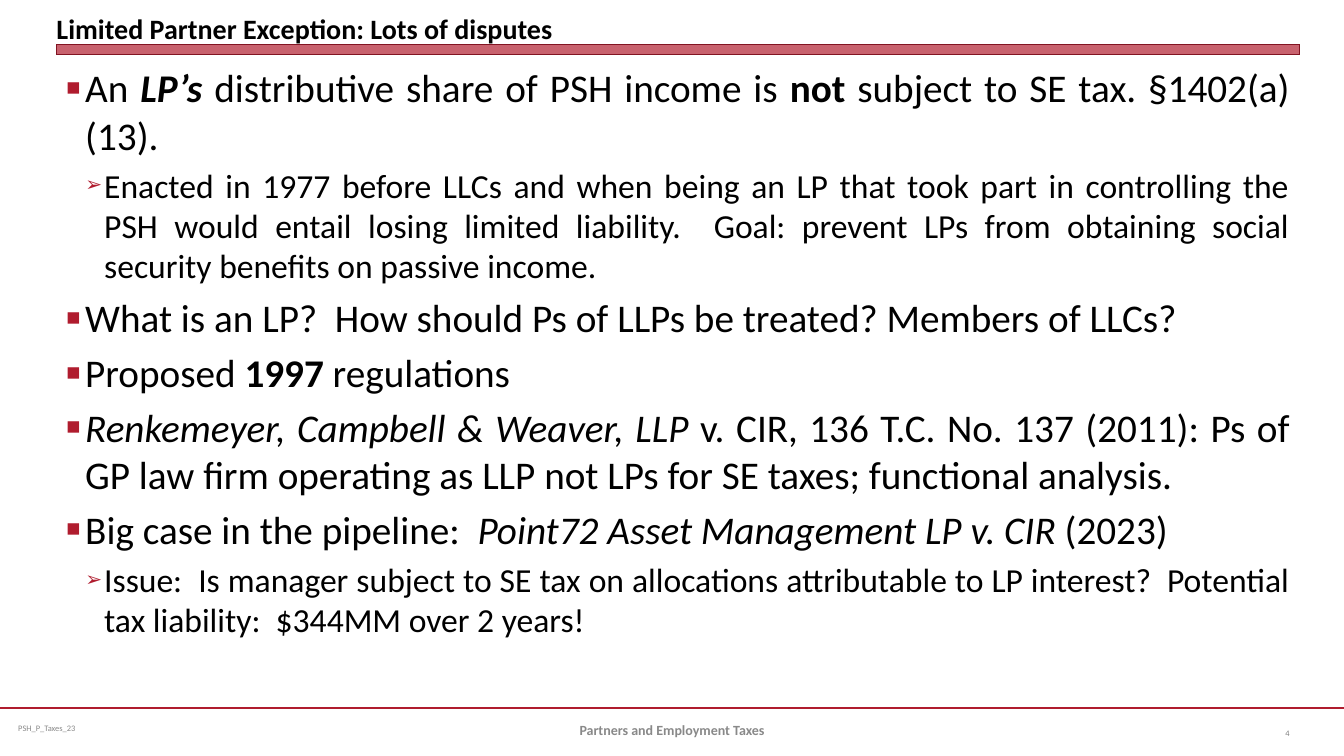
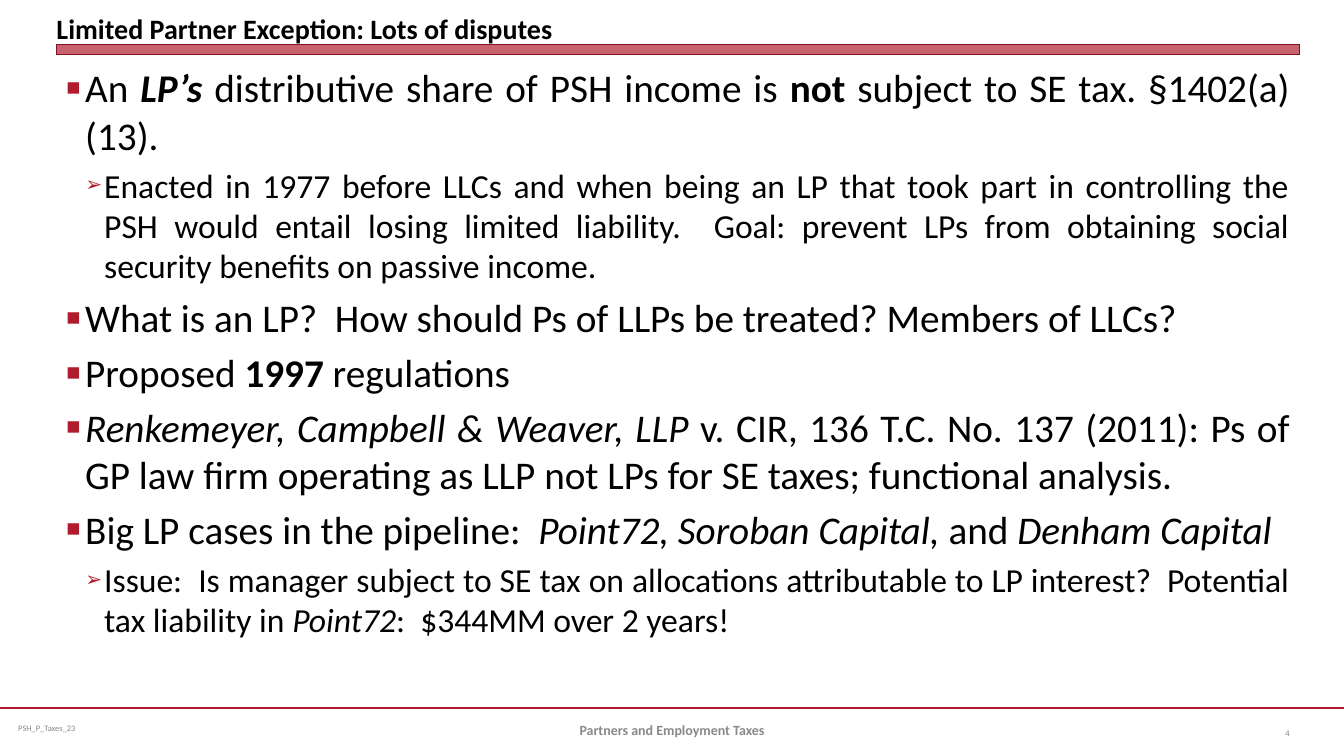
Before and after one commit to jmc877/Partnership-Tax, a slide deck: slide 4 of slides/P Taxes 23.pptx. Drawn at 1344x756 pixels with LibreOffice and Linux fonts; fonts in the diff are those of the drawing. Boxes give left, top, right and bottom in pixels: in the first picture for what was removed or moved away, otherwise in the second. Text is boxed around its words. In the diff, an @@ line names an element or a change of style, - is before the commit and + after.

```diff
--- a/slides/P Taxes 23.pptx
+++ b/slides/P Taxes 23.pptx
@@ text at <box>85,516,1289,638</box>: text changed @@
-■ Big case in the pipeline: Point72 Asset Management LP v. CIR (2023)
-  ➢ Issue: Is manager subject to SE tax on allocations attributable to LP interest? Potential tax liability: $344MM over 2 years!
+■ Big LP cases in the pipeline: Point72, Soroban Capital, and Denham Capital
+  ➢ Issue: Is manager subject to SE tax on allocations attributable to LP interest? Potential tax liability in Point72: $344MM over 2 years!
```
Also in this commit, not shown: 4 other files.
